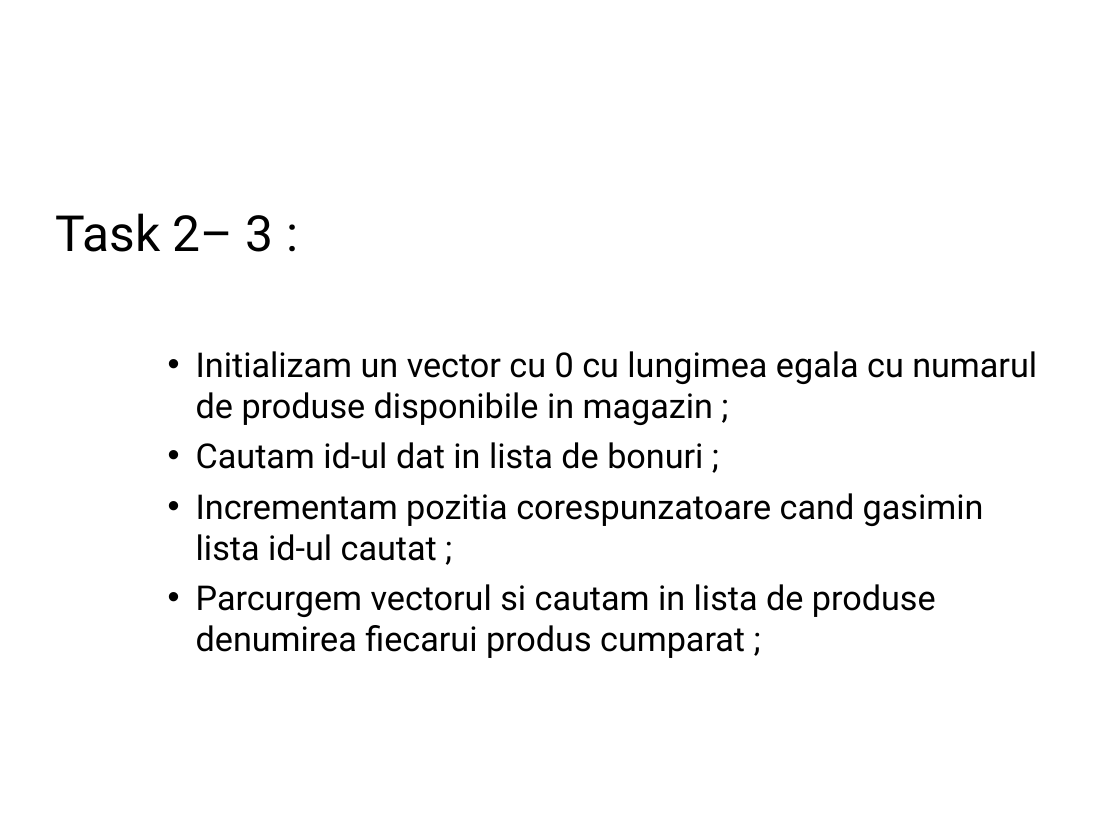
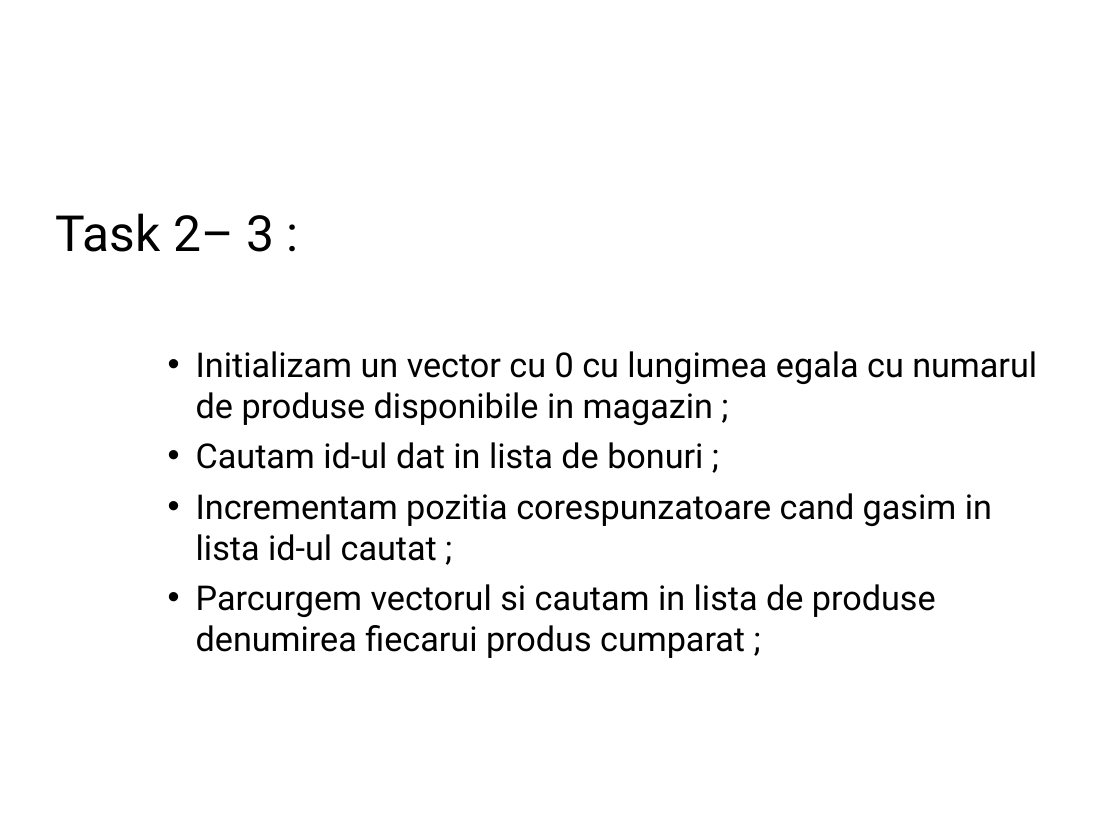
Before and after one commit to Matei94/Retail-Sales-Reporting, a slide deck: slide 17 of Proiect SD.ppt. Drawn at 1120x840 pixels with LibreOffice and Linux fonts; fonts in the diff are those of the drawing; background and template pictures are left out. Boxes give left, top, right and bottom in pixels: in the first picture for what was removed or moved away, otherwise in the second. Text is boxed around its words. In the diff, an @@ line names an element or a change of style, - is before the commit and + after.

```diff
--- a/Proiect SD.ppt
+++ b/Proiect SD.ppt
@@ text at <box>196,493,992,561</box>: text changed @@
-    • Incrementam pozitia corespunzatoare cand gasimin lista id-ul cautat ;
+    • Incrementam pozitia corespunzatoare cand gasim in lista id-ul cautat ;
```
Also in this commit, not shown: 4 other slides changed, 1 other file.
